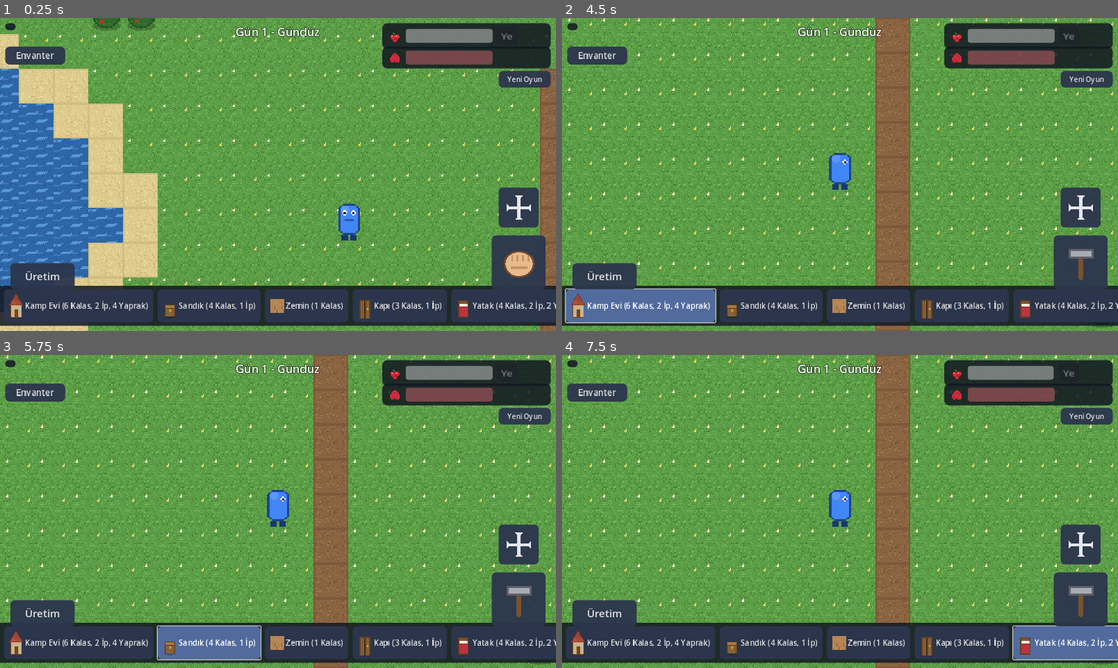
Above: before the commit, frames 1-4 (two rows, left to right).
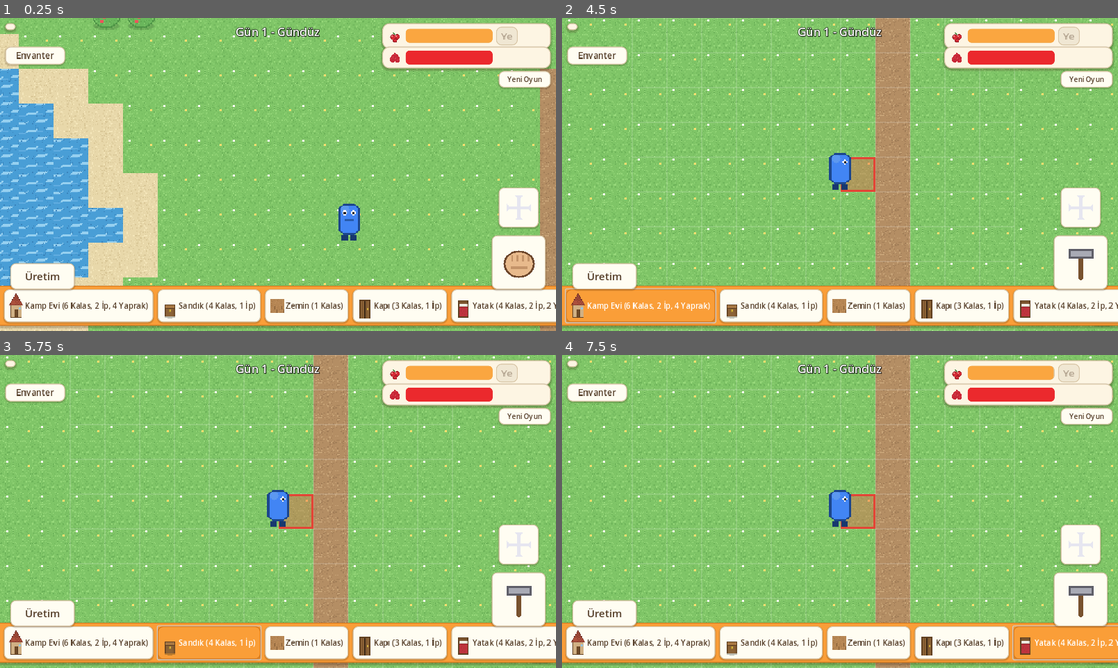
Above: after the commit, the same moments.

Repository: ozcinarece/Rable
Game: Godot game, scene res://scenes/World.tscn
The game is run twice, just before and just after one commit, with the same random seed, the same clock (stepped at 60 frames per second) and the same inputs.
Inputs (mouse positions are in pixels of both pictures, inside the frame that each line leads up to):
- Up to frame 1 (0.25 s): no input
- Up to frame 2 (4.5 s): move the mouse to (962, 158) at 0.52 s; hold D 0.53-1.25 s; click (962, 158) at 0.67 s; drag from (728, 190) to (812, 237) at 1.27 s; click "Yeni Oyun" at 2 s; move the mouse to (895, 105) at 2.77 s; hold D 2.78-3.5 s; drag from (812, 237) to (673, 127) at 3.52 s; click "Kamp Evi (6 Kalas, 2 İp, 4 Ya…" at 4.25 s
- Up to frame 3 (5.75 s): click "Sandık (4 Kalas, 1 İp)" at 5 s
- Up to frame 4 (7.5 s): click "Zemin (1 Kalas)" at 5.75 s; click "Kapı (3 Kalas, 1 İp)" at 6.5 s; click "Yatak (4 Kalas, 2 İp, 2 Yapra…" at 7.25 s

The runs differ from the first frame. In frame 1, 96% of the frame differs, in the area x 0-100%, y 0-100%; in frame 2, 97%; in frame 3, 97%; in frame 4, 97%.

Commit message:
Asama A: Go-Go Town tarzi arayuz + yerlestirme onizlemesi + pastel palet
- Krem/pastel arayuz temasi: yuvarlak krem kartlar, koyu kahve yazi,
  turuncu vurgu (basili buton + insa cubugu), hap seklinde aclik/can bari
- Insa/kazma/tasima modunda oyuncu cevresinde grid ve hedef hucrede
  yesil/kirmizi yerlestirme onizlemesi (build_preview.gd)
- world.gd: _can_place/_can_dig/_can_drop_move dogrulayicilari ayrildi
- Pastel dunya paleti: cim (cicekli), toprak, kum, su, agac, kaya, cali

Co-Authored-By: Claude Fable 5 <noreply@anthropic.com>
Claude-Session: https://claude.ai/code/session_01F3YZhtJZEWdj71A8VFF7cL

Diff:
--- /dev/null
+++ b/scripts/build_preview.gd
@@ -0,0 +1,32 @@
+extends Node2D
+## Insa/kazma/tasima modunda oyuncunun cevresine grid cizgileri ve
+## hedef hucreye yesil/kirmizi yerlestirme onizlemesi cizer.
+## World her kare alanlari gunceller ve queue_redraw cagirir.
+
+const TILE: int = 32
+const GRID_RADIUS: int = 5  # oyuncunun cevresinde kac hucrelik grid
+
+var grid_visible: bool = false
+var center_cell: Vector2i = Vector2i.ZERO
+var preview_cell: Vector2i = Vector2i(-999, -999)
+var preview_ok: bool = true
+
+func _draw() -> void:
+	if not grid_visible:
+		return
+	# Grid cizgileri (yari saydam beyaz)
+	var line_color := Color(1, 1, 1, 0.14)
+	var origin := Vector2((center_cell.x - GRID_RADIUS) * TILE, (center_cell.y - GRID_RADIUS) * TILE)
+	var span := (GRID_RADIUS * 2 + 1) * TILE
+	for i in GRID_RADIUS * 2 + 2:
+		var offset := i * TILE
+		draw_line(origin + Vector2(offset, 0), origin + Vector2(offset, span), line_color, 1.0)
+		draw_line(origin + Vector2(0, offset), origin + Vector2(span, offset), line_color, 1.0)
+	# Hedef hucre vurgusu
+	if preview_cell.x <= -900:
+		return
+	var pos := Vector2(preview_cell.x * TILE, preview_cell.y * TILE)
+	var fill := Color(0.35, 0.9, 0.45, 0.35) if preview_ok else Color(0.95, 0.35, 0.3, 0.4)
+	var border := Color(0.25, 0.8, 0.35, 0.95) if preview_ok else Color(0.9, 0.25, 0.2, 0.95)
+	draw_rect(Rect2(pos, Vector2(TILE, TILE)), fill, true)
+	draw_rect(Rect2(pos + Vector2(1, 1), Vector2(TILE - 2, TILE - 2)), border, false, 2.0)
--- a/scripts/hud.gd
+++ b/scripts/hud.gd
@@ -179,15 +179,26 @@
 
 # --- Gorsel tema ----------------------------------------------------------
 
-# Tum panellere/butonlara yuvarlak koseli koyu tema uygular.
-# Tema ust seviye Control'lere atanir; sonradan eklenen cocuklar
-# (tarif satirlari, slotlar) temayi otomatik miras alir.
+# Go-Go Town tarzi krem/pastel tema: yuvarlak koseli krem kartlar,
+# koyu kahve yazi, turuncu vurgu. Tema ust seviye Control'lere atanir;
+# sonradan eklenen cocuklar (tarif satirlari, slotlar) otomatik miras alir.
+const COL_CREAM := Color(0.99, 0.96, 0.89)
+const COL_CREAM_LIGHT := Color(1.0, 0.99, 0.95)
+const COL_BROWN := Color(0.33, 0.24, 0.16)
+const COL_BROWN_SOFT := Color(0.85, 0.78, 0.66)
+const COL_ORANGE := Color(0.98, 0.62, 0.22)
+
 func _apply_ui_theme() -> void:
 	var theme := Theme.new()
 
 	var panel_style := StyleBoxFlat.new()
-	panel_style.bg_color = Color(0.07, 0.09, 0.13, 0.85)
-	panel_style.set_corner_radius_all(12)
+	panel_style.bg_color = COL_CREAM
+	panel_style.set_corner_radius_all(16)
+	panel_style.border_color = COL_BROWN_SOFT
+	panel_style.set_border_width_all(2)
+	panel_style.shadow_color = Color(0.2, 0.12, 0.05, 0.25)
+	panel_style.shadow_size = 5
+	panel_style.shadow_offset = Vector2(0, 3)
 	panel_style.content_margin_left = 12
 	panel_style.content_margin_right = 12
 	panel_style.content_margin_top = 8
@@ -195,27 +206,70 @@
 	theme.set_stylebox("panel", "PanelContainer", panel_style)
 
 	var button_style := StyleBoxFlat.new()
-	button_style.bg_color = Color(0.17, 0.21, 0.30, 0.95)
-	button_style.set_corner_radius_all(10)
+	button_style.bg_color = COL_CREAM_LIGHT
+	button_style.set_corner_radius_all(12)
+	button_style.border_color = COL_BROWN_SOFT
+	button_style.set_border_width_all(2)
+	button_style.shadow_color = Color(0.2, 0.12, 0.05, 0.2)
+	button_style.shadow_size = 3
+	button_style.shadow_offset = Vector2(0, 2)
 	button_style.content_margin_left = 12
 	button_style.content_margin_right = 12
 	button_style.content_margin_top = 6
 	button_style.content_margin_bottom = 6
 	theme.set_stylebox("normal", "Button", button_style)
 
+	# Basili/secili: turuncu dolgu + beyaz yazi (Go-Go Town vurgusu)
 	var pressed_style := button_style.duplicate()
-	pressed_style.bg_color = Color(0.32, 0.42, 0.62, 1.0)
+	pressed_style.bg_color = COL_ORANGE
+	pressed_style.border_color = Color(0.85, 0.48, 0.12)
 	theme.set_stylebox("pressed", "Button", pressed_style)
 	theme.set_stylebox("hover", "Button", pressed_style)
 
 	var disabled_style := button_style.duplicate()
-	disabled_style.bg_color = Color(0.12, 0.13, 0.17, 0.6)
+	disabled_style.bg_color = Color(0.93, 0.89, 0.81, 0.8)
+	disabled_style.shadow_size = 0
 	theme.set_stylebox("disabled", "Button", disabled_style)
-	theme.set_color("font_disabled_color", "Button", Color(1, 1, 1, 0.35))
+
+	# Yazi renkleri: krem zeminde koyu kahve
+	theme.set_color("font_color", "Button", COL_BROWN)
+	theme.set_color("font_pressed_color", "Button", Color.WHITE)
+	theme.set_color("font_hover_color", "Button", Color.WHITE)
+	theme.set_color("font_disabled_color", "Button", Color(0.33, 0.24, 0.16, 0.4))
+	theme.set_color("font_color", "Label", COL_BROWN)
+
+	# Hap seklinde bar govdesi (aclik/can ortak arka plan)
+	var bar_bg := StyleBoxFlat.new()
+	bar_bg.bg_color = Color(0.88, 0.82, 0.71)
+	bar_bg.set_corner_radius_all(9)
+	bar_bg.border_color = COL_BROWN_SOFT
+	bar_bg.set_border_width_all(1)
+	theme.set_stylebox("background", "ProgressBar", bar_bg)
 
 	for child in get_children():
 		if child is Control:
 			child.theme = theme
+
+	# Insa cubugu turuncu serit olsun (temadaki krem kartin ustune)
+	var build_style: StyleBoxFlat = panel_style.duplicate()
+	build_style.bg_color = COL_ORANGE
+	build_style.border_color = Color(0.85, 0.48, 0.12)
+	$BuildBar.add_theme_stylebox_override("panel", build_style)
+
+	# Bar dolgulari: aclik turuncu, can kirmizi (hap seklinde)
+	hunger_bar.add_theme_stylebox_override("fill", _make_bar_fill(Color(0.98, 0.65, 0.25)))
+	health_bar.add_theme_stylebox_override("fill", _make_bar_fill(Color(0.92, 0.32, 0.32)))
+
+	# Gun etiketi panel disinda, dunyanin ustunde: beyaz + golge kalsin
+	day_label.add_theme_color_override("font_color", Color.WHITE)
+	day_label.add_theme_color_override("font_shadow_color", Color(0, 0, 0, 0.6))
+	day_label.add_theme_constant_override("shadow_offset_y", 2)
+
+func _make_bar_fill(color: Color) -> StyleBoxFlat:
+	var fill := StyleBoxFlat.new()
+	fill.bg_color = color
+	fill.set_corner_radius_all(9)
+	return fill
 
 # Hasar alininca ekran kenarlarinda kirmizi flas.
 var _damage_flash: ColorRect
--- a/scripts/world.gd
+++ b/scripts/world.gd
@@ -17,6 +17,7 @@
 const Items = preload("res://scripts/items.gd")
 const EnemyScript = preload("res://scripts/enemy.gd")
 const PARTICLE_TEX := preload("res://assets/ui/particle.png")
+const BuildPreviewScript = preload("res://scripts/build_preview.gd")
 
 const HARVEST_REACH_TILES: int = 1
 const REGROW_SECONDS: float = 60.0
@@ -107,6 +108,7 @@
 var _trap_uses: Dictionary = {}    # tuzak hucresi -> kalan kullanim
 var _crops: Dictionary = {}        # ekin hucresi -> asamaya kalan sure
 var _night_tint: CanvasModulate
+var _preview: Node2D  # grid + yerlestirme onizlemesi
 
 func _ready() -> void:
 	ground_tile_map.tile_set = _build_ground_tile_set()
@@ -120,6 +122,9 @@
 	hud.chest_closed.connect(func(): _open_chest = NO_CELL)
 	hud.move_toggled.connect(_on_move_toggled)
 	hud.hold_requested.connect(_on_hold_requested)
+	_preview = BuildPreviewScript.new()
+	add_child(_preview)
+	move_child(_preview, 1)  # GroundTileMap'in hemen ustune cizilsin
 	# Gece karartmasi (HUD'i etkilemez, sadece dunyayi)
 	_night_tint = CanvasModulate.new()
 	_night_tint.color = Color.WHITE
@@ -133,6 +138,7 @@
 
 func _process(delta: float) -> void:
 	hud.set_action_state(_compute_action_state())
+	_update_build_preview()
 	Crafting.near_station = _is_near_object("B")
 	if _open_chest != NO_CELL:
 		var diff := (_open_chest - _get_player_cell()).abs()
@@ -338,15 +344,13 @@
 
 # --- Insa / toplama / kazma --------------------------------------------
 
-func _try_place(cell: Vector2i, player_cell: Vector2i) -> bool:
+# Tarif bu hucreye yerlestirilebilir mi? (maliyet dahil tum kontroller)
+func _can_place(cell: Vector2i, player_cell: Vector2i, recipe: Dictionary) -> bool:
 	if not _is_editable_cell(cell):
 		return false
 	if cell == player_cell:
 		return false
-
-	var recipe: Dictionary = Recipes.BUILD_RECIPES[_selected_recipe_id]
 	var ground: String = _ground_char.get(cell, "")
-
 	if recipe.has("place_on"):
 		# Ozel hedefli tarif (Doldur: cukura, Ekin: topraga)
 		if ground != recipe["place_on"] or _object_char.has(cell):
@@ -363,11 +367,16 @@
 			return false
 		if ground == "" or GROUND_DEFS[ground]["solid"]:
 			return false
-
+	for item_id in recipe["cost"]:
+		if Inventory.get_count(item_id) < recipe["cost"][item_id]:
+			return false
+	return true
+
+func _try_place(cell: Vector2i, player_cell: Vector2i) -> bool:
+	var recipe: Dictionary = Recipes.BUILD_RECIPES[_selected_recipe_id]
+	if not _can_place(cell, player_cell, recipe):
+		return false
 	var cost: Dictionary = recipe["cost"]
-	for item_id in cost:
-		if Inventory.get_count(item_id) < cost[item_id]:
-			return false
 	for item_id in cost:
 		Inventory.remove_item(item_id, cost[item_id])
 
@@ -417,7 +426,7 @@
 			_set_ground(cell, def["ground_becomes"])
 	return true
 
-func _try_dig(cell: Vector2i) -> bool:
+func _can_dig(cell: Vector2i) -> bool:
 	if not _is_editable_cell(cell):
 		return false
 	if _object_char.has(cell):
@@ -425,13 +434,17 @@
 	var ground: String = _ground_char.get(cell, "")
 	if ground == "" or not GROUND_DEFS[ground].has("dig"):
 		return false
-	if _held_item != "kurek":
-		return false
-	if not Inventory.can_add_all(GROUND_DEFS[ground]["dig"]):
+	return _held_item == "kurek"
+
+func _try_dig(cell: Vector2i) -> bool:
+	if not _can_dig(cell):
+		return false
+	var ground: String = _ground_char.get(cell, "")
+	var dig_drops: Dictionary = GROUND_DEFS[ground]["dig"]
+	if not Inventory.can_add_all(dig_drops):
 		_spawn_floating_text(cell, "Envanter dolu!", Color(1, 0.6, 0.6))
 		return false
 
-	var dig_drops: Dictionary = GROUND_DEFS[ground]["dig"]
 	var gained: PackedStringArray = []
 	for item_id in dig_drops:
 		Inventory.add_item(item_id, dig_drops[item_id])
@@ -484,6 +497,38 @@
 			_object_nodes[_move_source].modulate = Color.WHITE
 		_move_source = NO_CELL
 
+# Tasinan yapi bu hucreye birakilabilir mi?
+func _can_drop_move(cell: Vector2i, player_cell: Vector2i) -> bool:
+	if not _is_editable_cell(cell) or cell == player_cell:
+		return false
+	if _object_char.has(cell):
+		return false
+	var ground: String = _ground_char.get(cell, "")
+	return ground != "" and not GROUND_DEFS[ground]["solid"]
+
+# Grid ve hedef hucre onizlemesini gunceller (her kare).
+func _update_build_preview() -> void:
+	var player_cell := _get_player_cell()
+	var active := _move_mode or _selected_recipe_id != "" or _held_item == "kurek"
+	_preview.grid_visible = active
+	_preview.center_cell = player_cell
+	var facing_offset := Vector2i(player.facing.round())
+	if facing_offset == Vector2i.ZERO:
+		facing_offset = Vector2i(0, 1)
+	var target := player_cell + facing_offset
+	if _selected_recipe_id != "":
+		_preview.preview_cell = target
+		_preview.preview_ok = _can_place(target, player_cell, Recipes.BUILD_RECIPES[_selected_recipe_id])
+	elif _held_item == "kurek":
+		_preview.preview_cell = target
+		_preview.preview_ok = _can_dig(target)
+	elif _move_mode and _move_source != NO_CELL:
+		_preview.preview_cell = target
+		_preview.preview_ok = _can_drop_move(target, player_cell)
+	else:
+		_preview.preview_cell = Vector2i(-999, -999)
+	_preview.queue_redraw()
+
 # Tasima modunda dokunma: once yapiyi sec, sonra bos zemine birak.
 func _handle_move_tap(cell: Vector2i, player_cell: Vector2i) -> void:
 	if _move_source == NO_CELL:
@@ -497,13 +542,7 @@
 		return
 	if cell == _move_source:
 		return
-	# Birakma: hedef bos ve yurunebilir olmali
-	if not _is_editable_cell(cell) or cell == player_cell:
-		return
-	if _object_char.has(cell):
-		return
-	var ground: String = _ground_char.get(cell, "")
-	if ground == "" or GROUND_DEFS[ground]["solid"]:
+	if not _can_drop_move(cell, player_cell):
 		return
 
 	var moving_ch: String = _object_char.get(_move_source, "")
Binary file changed: assets/tiles/bush_empty.png
Binary file changed: assets/tiles/bush_full.png
Binary file changed: assets/tiles/cukur.png
Binary file changed: assets/tiles/dirt.png
Binary file changed: assets/tiles/grass.png
Binary file changed: assets/tiles/sand.png
Binary file changed: assets/tiles/stone.png
Binary file changed: assets/tiles/tree.png
Binary file changed: assets/tiles/water_anim.png
Not shown, changed: TASARIM.md
